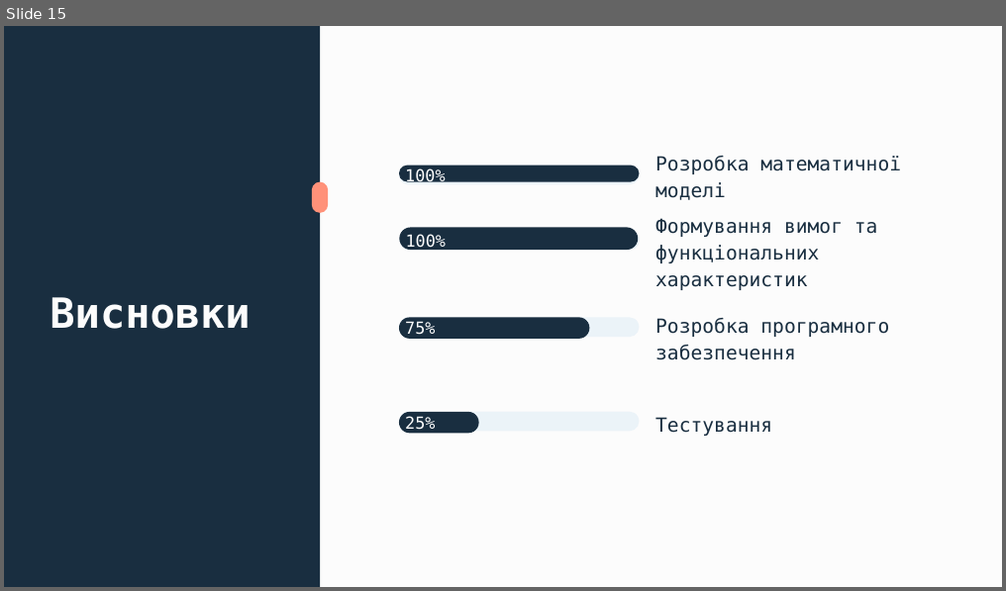
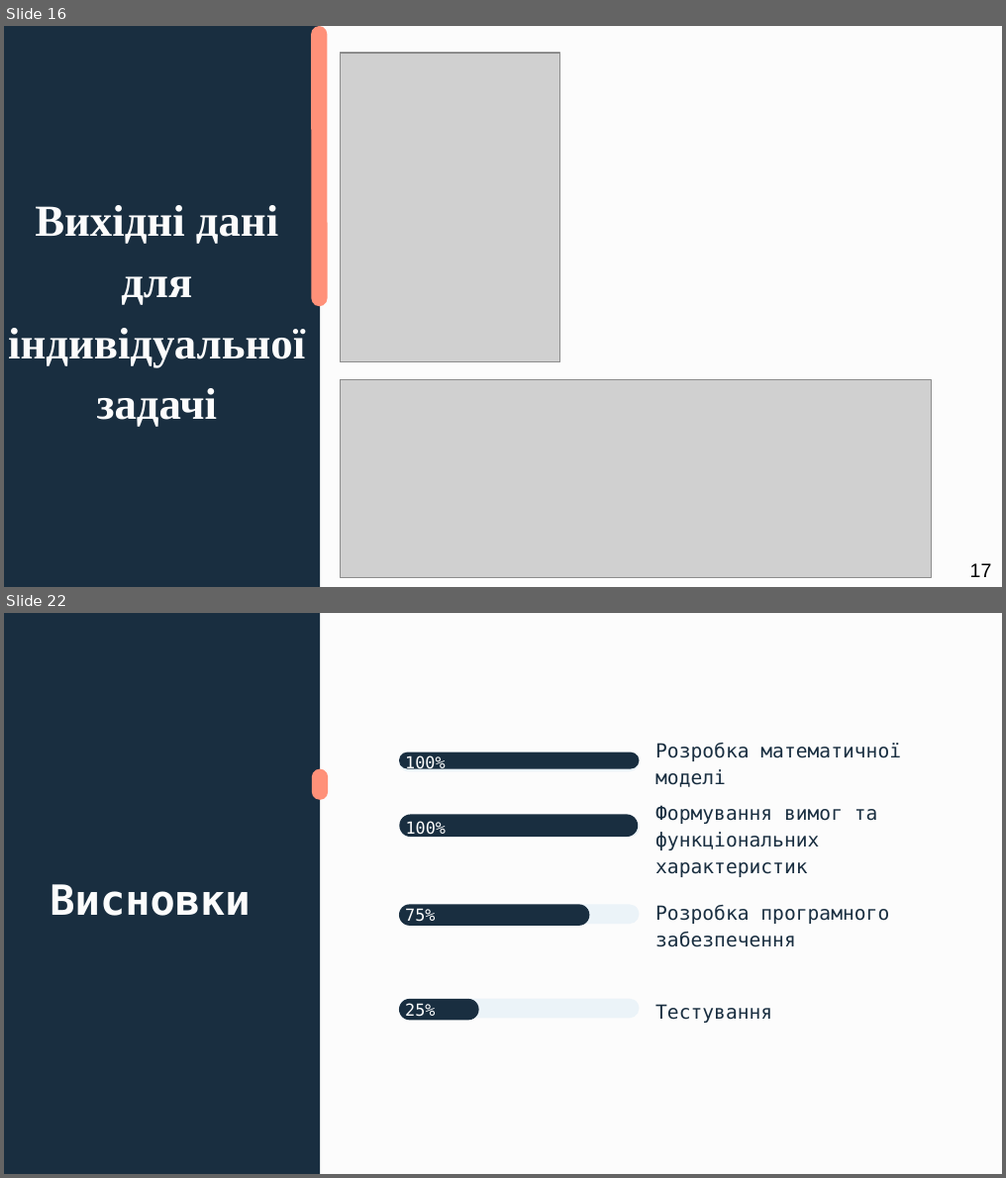
Before and after one commit to oleksandravozniuk/DiplomaDoc, a slide deck: vozniuk_sem2.pptx. Shown one above the other, each under a label of ours: slide 15 before the commit, slides 16 and 22 after it; the slides between them are not shown. The pictures are 1006x591 and 1006x1178 pixels, drawn with LibreOffice and Linux fonts; fonts in the diff are those of the drawing; grey boxes stand for pictures. Boxes give left, top, right and bottom in pixels: in the first picture for what was removed or moved away, otherwise in the second. Text is boxed around its words. In the diff, an @@ line names an element or a change of style, - is before the commit and + after.

```diff
--- a/vozniuk_sem2.pptx
+++ b/vozniuk_sem2.pptx
@@ slide 16 added at box(4, 26, 1002, 587), background #FCFCFC @@
@@ rectangle added at box(4, 26, 320, 587), fill #192E40 @@
@@ rounded rectangle added at box(311, 26, 327, 306), fill #FF9179 @@
@@ picture added at box(341, 53, 560, 363) @@
@@ title added at box(8, 205, 305, 427), 32 pt, text #FCFCFC, bold @@
+Вихідні дані для індивідуальної задачі
@@ picture added at box(341, 380, 931, 578) @@
@@ text added at box(970, 564, 992, 577), 14 pt, text #000000 @@
+17
@@ what was slide 15 is now slide 22 @@
```
Also in this commit, not shown: 11 slides changed, 8 other slides added, 2 slides removed, 26 other files.
